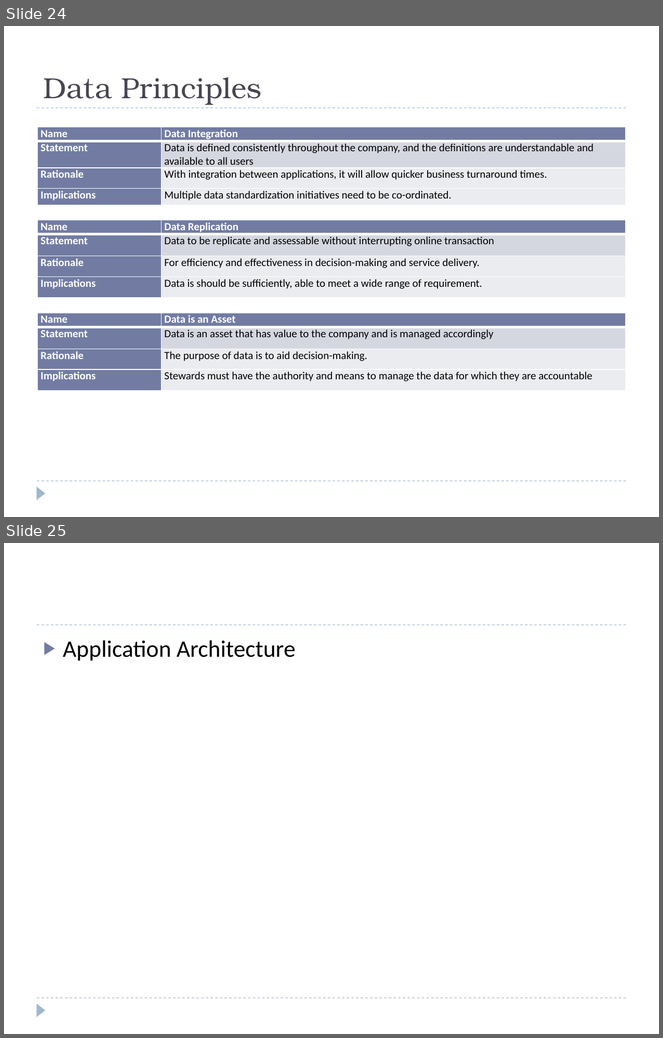
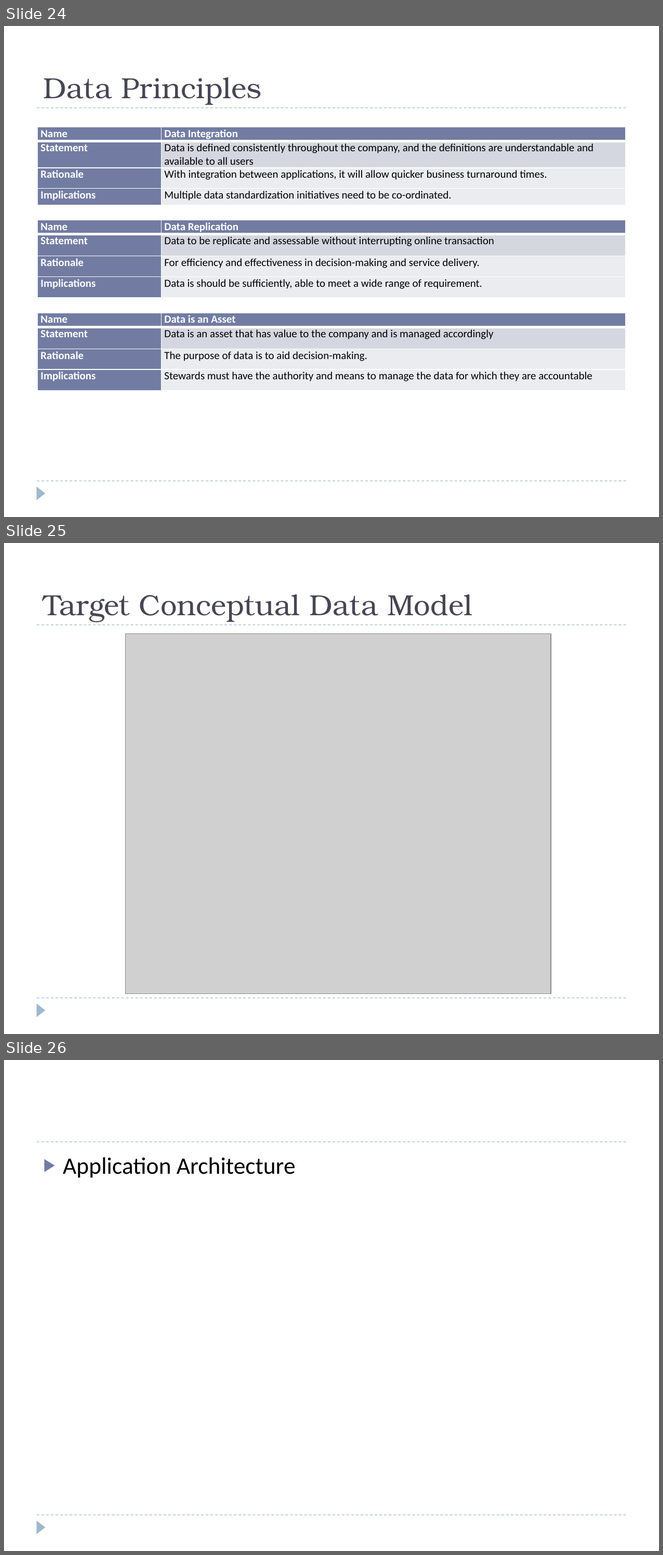
Before and after one commit to windieccf/t1-shipping, a slide deck: Enterprise Architech Presentation.pptx. Shown one above the other, each under a label of ours: slides 24 and 25 before the commit, slides 24, 25 and 26 after it. The pictures are 663x1038 and 663x1555 pixels, drawn with LibreOffice and Linux fonts; fonts in the diff are those of the drawing; grey boxes stand for pictures. Boxes give left, top, right and bottom in pixels: in the first picture for what was removed or moved away, otherwise in the second. Text is boxed around its words. In the diff, an @@ line names an element or a change of style, - is before the commit and + after.

```diff
--- a/Enterprise Architech Presentation.pptx
+++ b/Enterprise Architech Presentation.pptx
@@ slide 25 added at bbox=[4, 543, 659, 1034], background #FFFFFF; not listed: 3 template elements that a slide beside it also shows @@
@@ title added at bbox=[44, 594, 473, 623], 32 pt, text #464653 @@
+Target Conceptual Data Model
@@ picture added at bbox=[125, 634, 551, 994] @@
@@ what was slide 25 is now slide 26 @@
```
